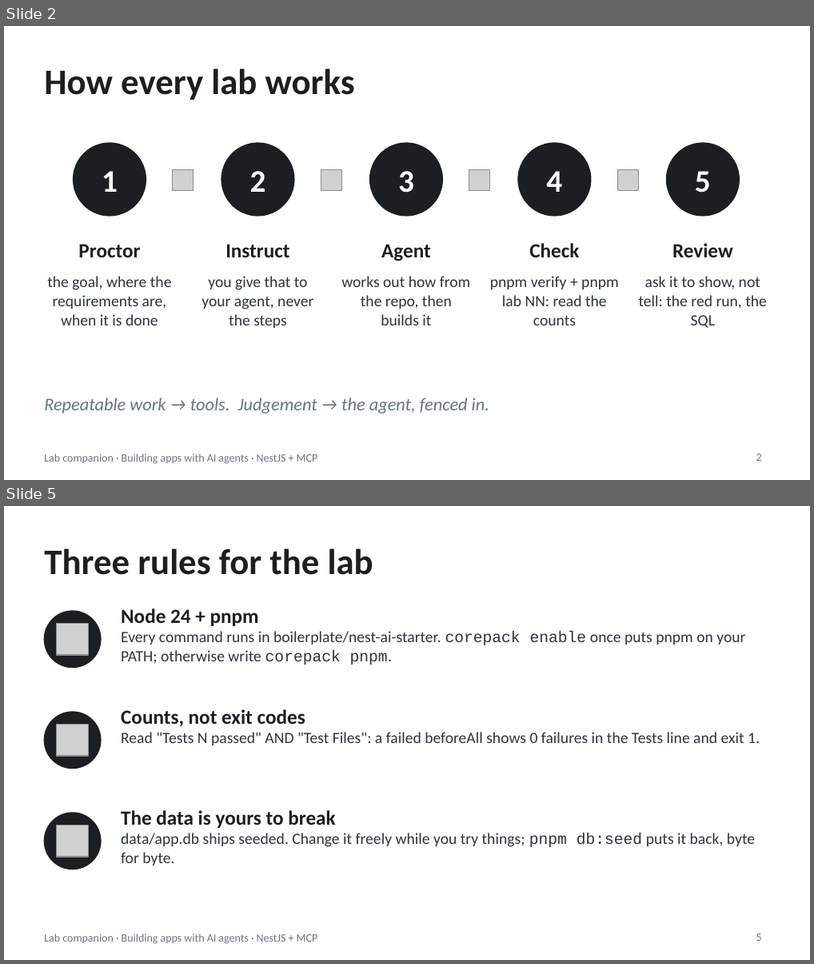
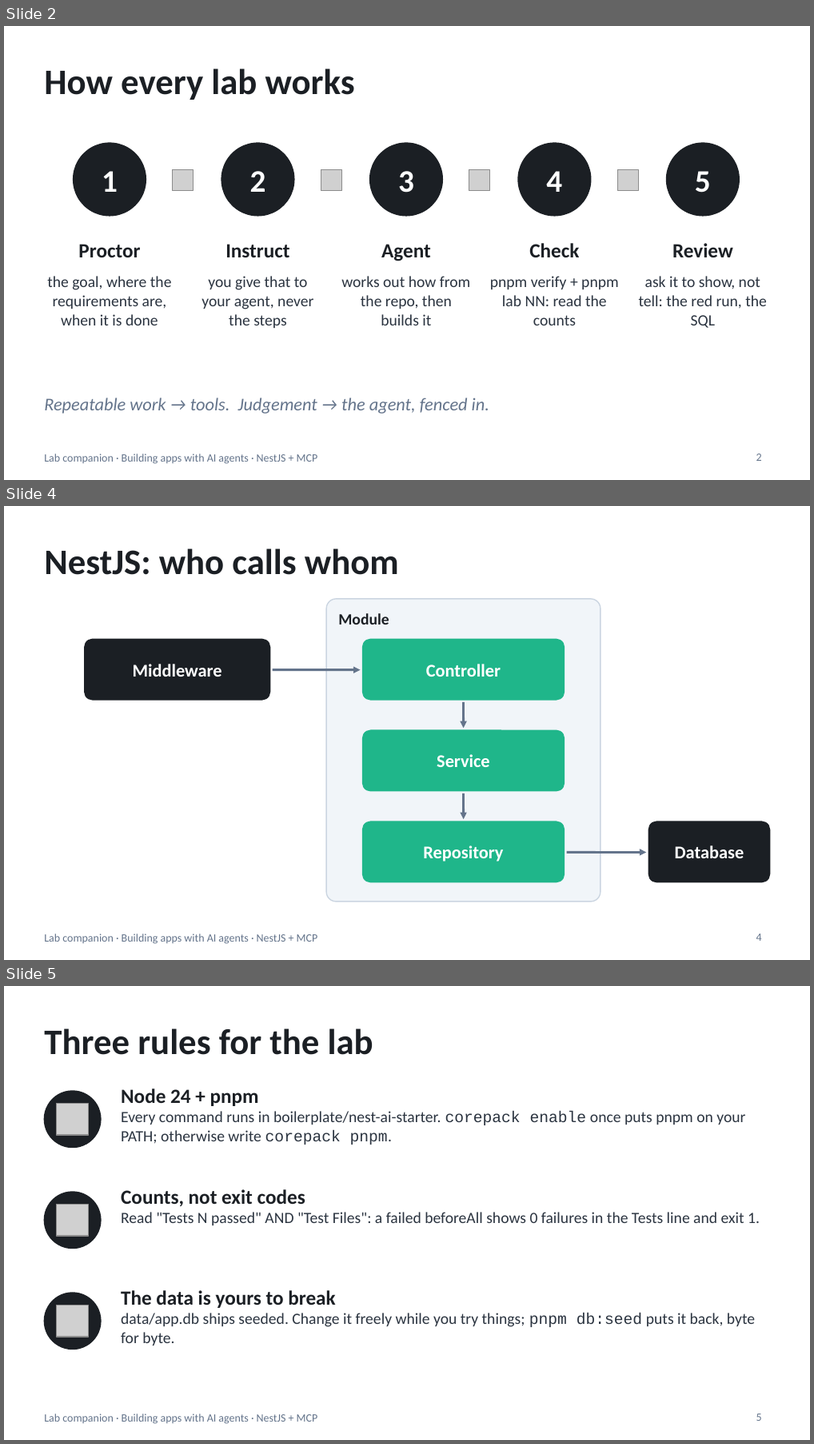
Before and after one commit to blazaga/ai-training-modules, a slide deck: docs/ai-agent-training/slides/lab-companion.pptx. Shown one above the other, each under a label of ours: slides 2 and 5 before the commit, slides 2, 4 and 5 after it; the slides between them are not shown. The pictures are 814x964 and 814x1444 pixels, drawn with LibreOffice and Linux fonts; fonts in the diff are those of the drawing; grey boxes stand for pictures. Boxes give left, top, right and bottom in pixels: in the first picture for what was removed or moved away, otherwise in the second. Text is boxed around its words. In the diff, an @@ line names an element or a change of style, - is before the commit and + after.

```diff
--- a/docs/ai-agent-training/slides/lab-companion.pptx
+++ b/docs/ai-agent-training/slides/lab-companion.pptx
@@ slide 4 added at (4,506,810,960), background #FFFFFF; not listed: 1 template element that a slide beside it also shows @@
@@ title added at (44,548,399,575), 32 pt, text #1B1F24, bold @@
+NestJS: who calls whom
@@ rounded rectangle added at (326,599,601,901), fill #F1F5F9, outline #CBD5E1 1 pt @@
@@ text added at (338,613,389,624), 14 pt, text #1B1F24, bold @@
+Module
@@ rounded rectangle added at (85,639,270,700), fill #1B1F24, outline #1B1F24 1 pt @@
@@ rounded rectangle added at (363,639,565,700), fill #1FB68A, outline #1FB68A 1 pt @@
@@ text added at (133,664,222,676), 16 pt, text #FFFFFF, bold @@
+Middleware
@@ arrow added from (273, 670) to (361, 670), #64748B 2 pt @@
@@ text added at (426,664,501,676), 16 pt, text #FFFFFF, bold @@
+Controller
@@ arrow added from (464, 702) to (464, 728), #64748B 2 pt @@
@@ rounded rectangle added at (363,730,565,791), fill #1FB68A, outline #1FB68A 1 pt @@
@@ text added at (437,754,490,767), 16 pt, text #FFFFFF, bold @@
+Service
@@ arrow added from (464, 793) to (464, 819), #64748B 2 pt @@
@@ rounded rectangle added at (363,821,565,882), fill #1FB68A, outline #1FB68A 1 pt @@
@@ rounded rectangle added at (649,821,770,882), fill #1B1F24, outline #1B1F24 1 pt @@
@@ text added at (423,845,503,861), 16 pt, text #FFFFFF, bold @@
+Repository
@@ arrow added from (567, 852) to (646, 852), #64748B 2 pt @@
@@ text added at (675,845,745,858), 16 pt, text #FFFFFF, bold @@
+Database
@@ page number added at (757,933,762,940), 10 pt, text #64748B @@
+4
```
Also in this commit, not shown: 1 slide changed, 1 slide removed, 2 other files.
